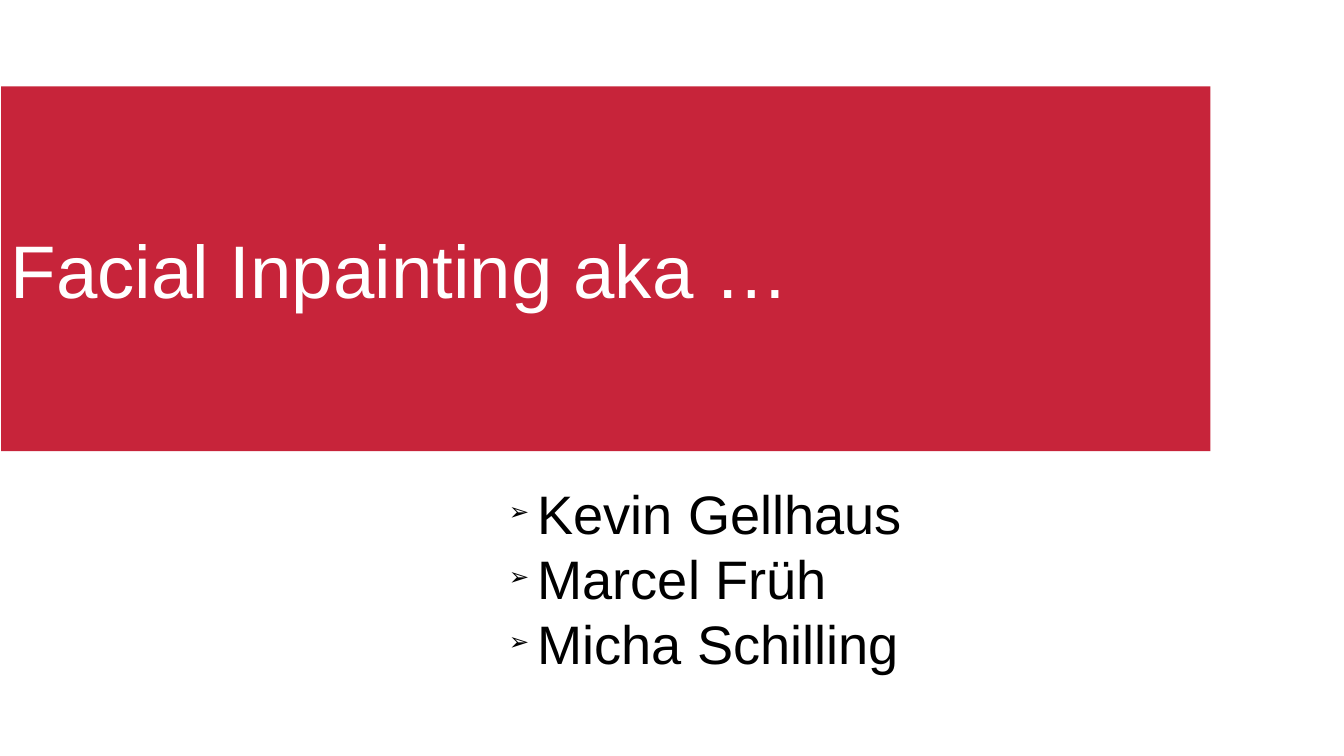
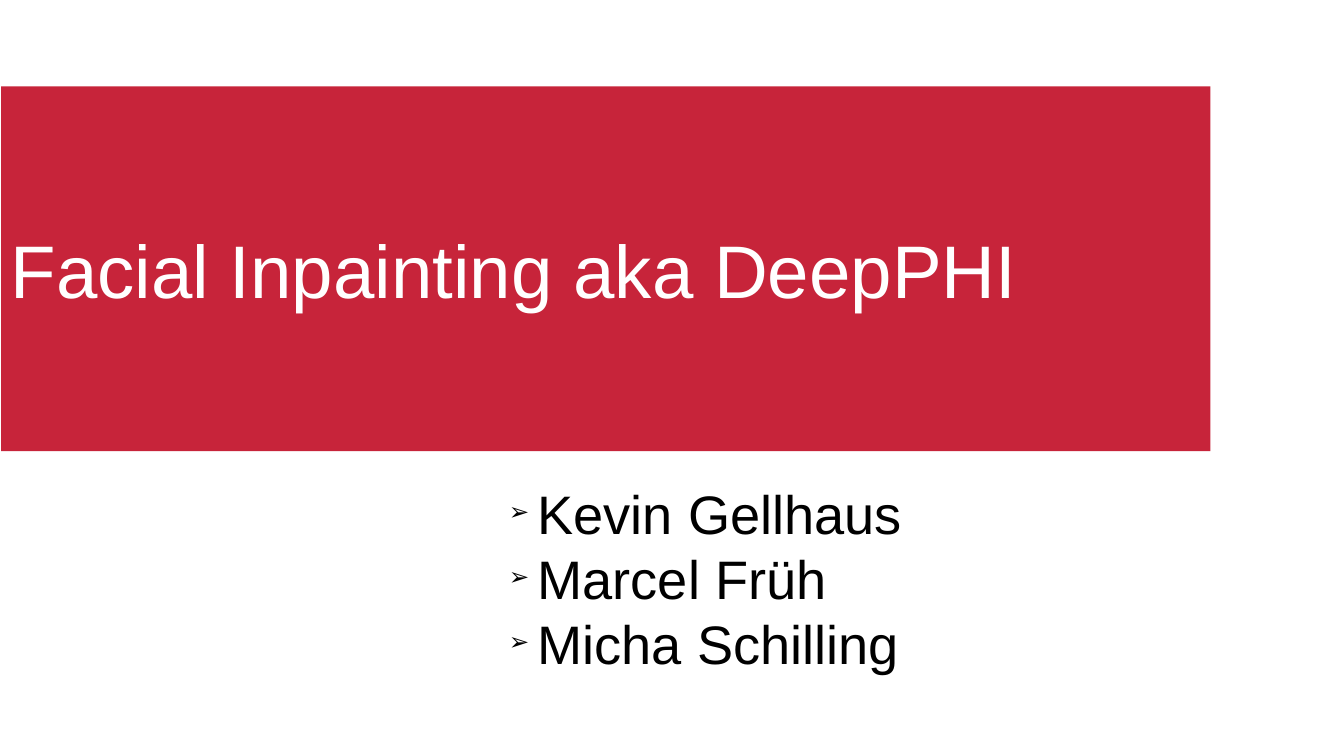
Before and after one commit to b4shy/FacialInpainting, a slide deck: slide 1 of Presentation/pitch/pitch_new.odp. Drawn at 1344x756 pixels with LibreOffice and Linux fonts; fonts in the diff are those of the drawing; background and template pictures are left out. Boxes give left, top, right and bottom in pixels: in the first picture for what was removed or moved away, otherwise in the second. Text is boxed around its words. In the diff, an @@ line names an element or a change of style, - is before the commit and + after.

Commit message:
Presentation

```diff
--- a/Presentation/pitch/pitch_new.odp
+++ b/Presentation/pitch/pitch_new.odp
@@ title at bbox=[11, 244, 1016, 312]: text changed @@
-Facial Inpainting aka …
+Facial Inpainting aka DeepPHI
```
Also in this commit, not shown: 1 other slide changed, 1 other file.
